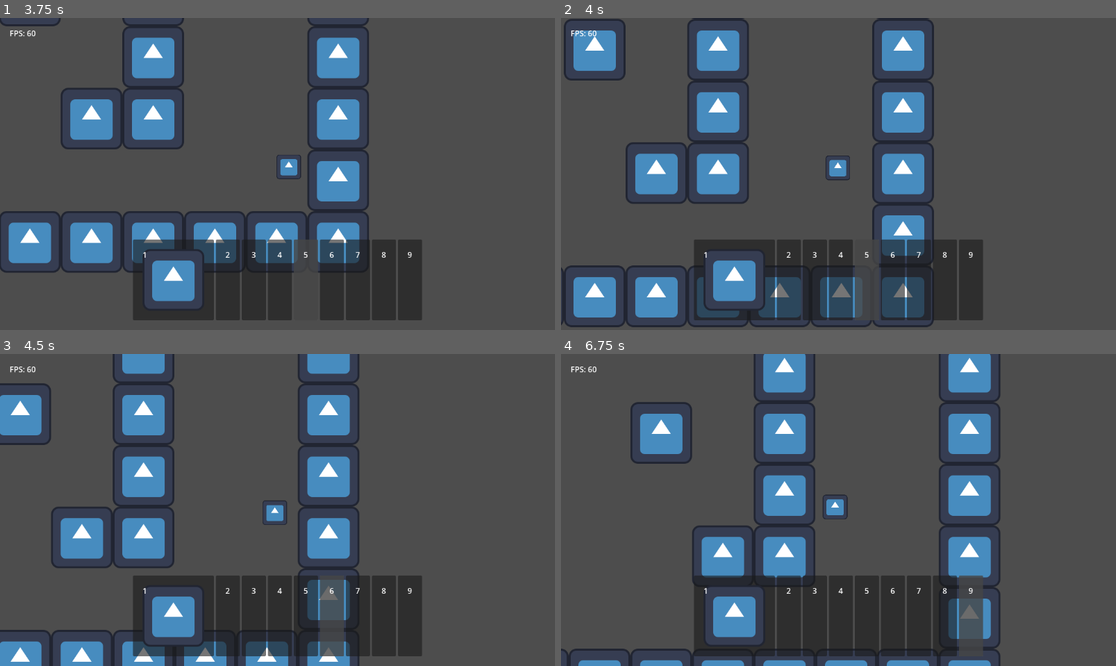
Above: before the commit, frames 1-4 (two rows, left to right).
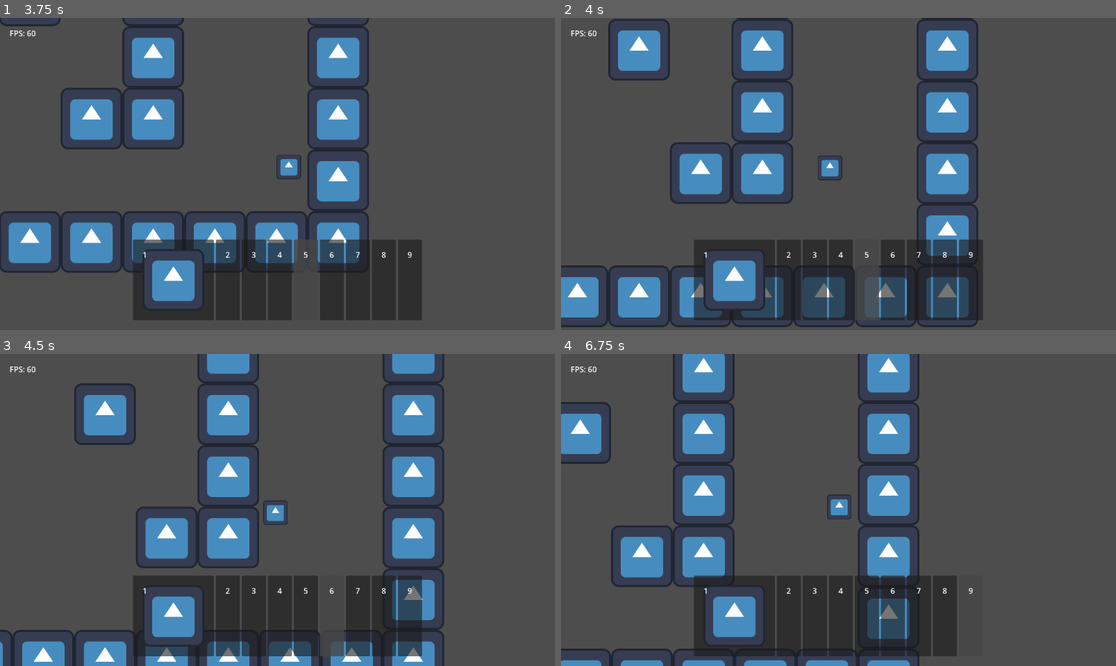
Above: after the commit, the same moments.

Repository: TheHumanMRP/RPG-Life-Tracker
Game: Godot game, scene res://Folders/Systems/Main/Scenes/main_scene.tscn
Two runs of this game, one before a commit and one after it. Both use one fixed random seed, a clock stepped at 60 frames per second and the inputs below. The engine's default icon, where the game draws it, is replaced by a stand-in: a white triangle on a blue panel in a dark square.
Inputs (mouse positions are in pixels of both pictures, inside the frame that each line leads up to):
- Up to frame 1 (3.75 s): move the mouse to (172, 280) at 0.52 s; hold D (move_right) 0.53-2.03 s; tap Space (jump) at 0.6, 0.77, 1.07, 1.52, 1.55, 1.82, 2.1, 3.02, 3.05, 3.32, 3.6 s; click (172, 280) at 0.67 s; move the mouse to (227, 280) at 1.27 s; tap I (add_test_sword) at 1.35, 2.85 s; click (227, 280) at 1.42 s; move the mouse to (255, 280) at 2.02 s; hold A (move_left) 2.03-2.78 s; click (255, 280) at 2.17 s; move the mouse to (277, 280) at 2.77 s; hold D (move_right) from 2.78 s (still down); click (277, 280) at 2.92 s; move the mouse to (305, 280) at 3.52 s; click (305, 280) at 3.67 s
- Up to frame 2 (4 s): keep holding D (move_right); tap Space (jump) at 3.77 s
- Up to frame 3 (4.5 s): tap Space (jump) at 4.07 s; move the mouse to (333, 616) at 4.27 s; release D (move_right) at 4.28 s; hold A (move_left) from 4.28 s (still down); tap I (add_test_sword) at 4.35 s; click (333, 616) at 4.42 s
- Up to frame 4 (6.75 s): tap Space (jump) at 4.52, 4.55, 4.82, 5.1, 6.02, 6.05, 6.32, 6.6 s; move the mouse to (916, 616) at 5.02 s; release A (move_left) at 5.03 s; hold D (move_right) 5.03-5.78 s; click (916, 616) at 5.17 s; move the mouse to (943, 616) at 5.77 s; hold A (move_left) from 5.78 s (still down); tap I (add_test_sword) at 5.85 s; click (943, 616) at 5.92 s; move the mouse to (971, 616) at 6.52 s; click (971, 616) at 6.67 s

Frame 1 is identical in both runs. In frame 2, 26% of the frame differs, in the area x 0-76%, y 0-100%; in frame 3, 28%, in the area x 0-80%, y 0-100%; in frame 4, 26%.
Error in both runs: Invalid call. Nonexistent function 'get_inventory' in base 'Node (global.gd)'. (res://Folders/Systems/Inventory_System/Scripts/hotbar_logic.gd:61)

Commit message:
Auto commit at 2026-07-12 12:21:38

Diff:
--- a/Folders/Components/movement_component.gd
+++ b/Folders/Components/movement_component.gd
@@ -9,7 +9,7 @@
 @export var turn_friction_multiplier := 2.5
 @export var jump_force := 550.0
 @export var gravity := 1000.0
-@export var wall_jump_force: float = 500.0
+@export var wall_jump_force: float = 1000.0
 @export var allow_wall_jump: bool = true
 @export var allow_air_jump: bool = true
 @export var increase_gravity_while_falling: bool = true
